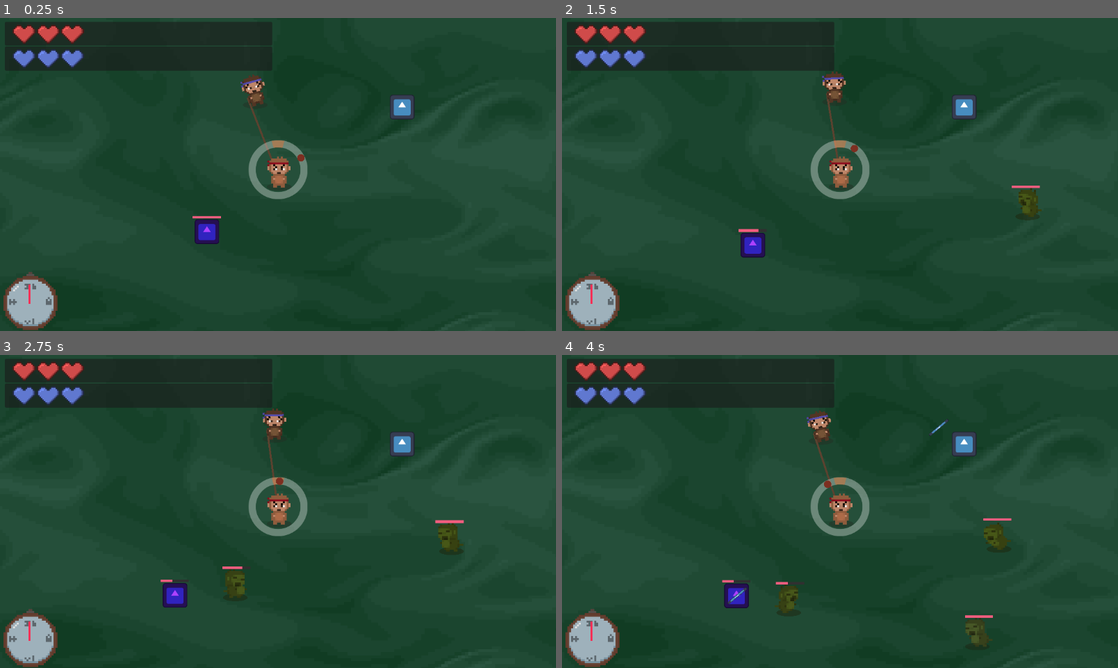
Above: before the commit, frames 1-4 (two rows, left to right).
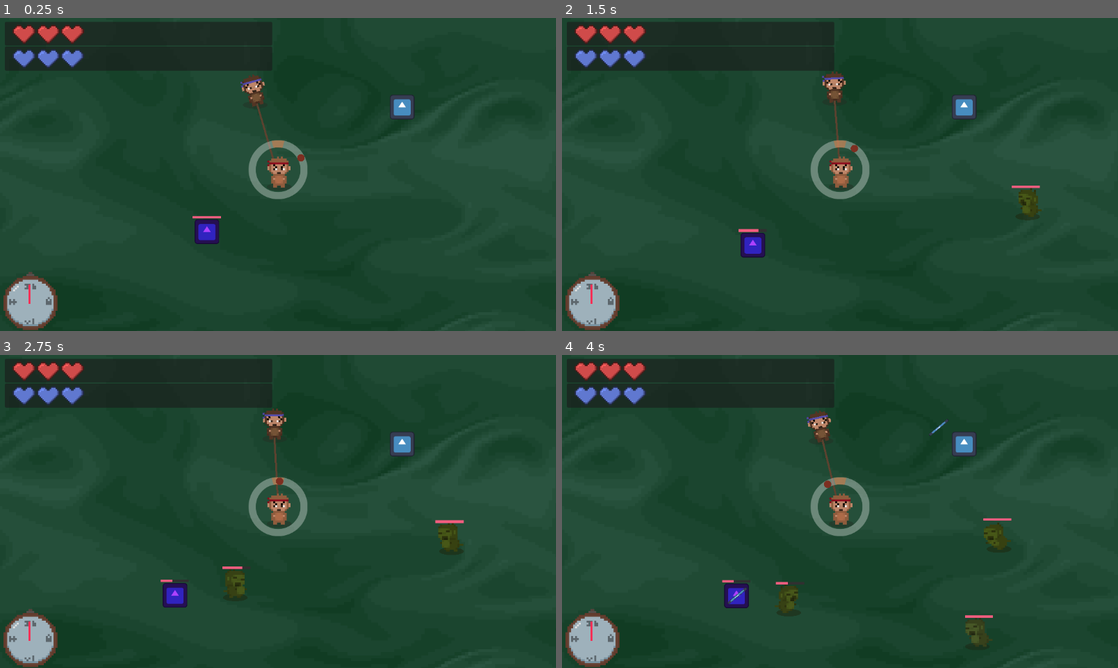
Above: after the commit, the same moments.

Repository: arrowira/cookiejam4
Game: Godot game, scene res://scenes/main.tscn
Two runs of this game, one before a commit and one after it. Both use one fixed random seed, a clock stepped at 60 frames per second and the inputs below. The engine's default icon, where the game draws it, is replaced by a stand-in: a white triangle on a blue panel in a dark square.
Inputs (mouse positions are in pixels of both pictures, inside the frame that each line leads up to):
- Up to frame 1 (0.25 s): no input
- Up to frame 2 (1.5 s): move the mouse to (962, 158) at 0.52 s; tap C (c) at 0.6 s; tap E (e) at 0.8, 1.35 s; move the mouse to (728, 190) at 1.27 s
- Up to frame 3 (2.75 s): tap C (c) at 1.55, 2.1 s; move the mouse to (333, 442) at 2.02 s; tap E (e) at 2.3 s
- Up to frame 4 (4 s): move the mouse to (812, 574) at 2.77 s; click (812, 574) at 2.85 s; tap C (c) at 3.05 s; move the mouse to (1006, 558) at 3.52 s; tap E (e) at 3.6 s

The runs differ from the first frame. In frame 1, 0.1% of the frame differs, in the area x 44-50%, y 25-46%; in frame 2, 0.1%; in frame 3, 0.1%; in frame 4, 0.1%.

Commit message:
death slowdown

Diff:
--- a/cookie-jam-4/scenes/player.tscn
+++ b/cookie-jam-4/scenes/player.tscn
@@ -216,6 +216,9 @@
 
 [node name="SpeedCircle" parent="." instance=ExtResource("6_tuyoq")]
 
+[node name="deathTimer" type="Timer" parent="."]
+
 [connection signal="timeout" from="camera anchor/shaker/shakeCD" to="camera anchor/shaker" method="_on_shake_cd_timeout"]
 [connection signal="timeout" from="camera anchor/shaker/timeCD" to="camera anchor/shaker" method="_on_time_cd_timeout"]
 [connection signal="button_down" from="hud/upgradeMenu/Panel/enterB" to="." method="_on_enter_b_button_down"]
+[connection signal="timeout" from="deathTimer" to="." method="_on_death_timer_timeout"]
--- a/cookie-jam-4/scripts/player.gd
+++ b/cookie-jam-4/scripts/player.gd
@@ -30,6 +30,10 @@
 
 # Called every frame. 'delta' is the elapsed time since the previous frame.
 func _process(delta: float) -> void:
+	if !dead:
+		$Line2D.set_point_position(0, blue.global_position)
+		$Line2D.set_point_position(1, red.global_position)
+
 	anchorPos = $"camera anchor".position
 
 	if Input.is_action_just_pressed("k"):
@@ -86,19 +90,24 @@
 	elif upgradeID == 5:
 		changeRope(20)
 func _physics_process(delta: float) -> void:
-
-	if !dead:
-		$Line2D.set_point_position(0, blue.global_position)
-		$Line2D.set_point_position(1, red.global_position)
+	if dead:
+		Engine.time_scale = $deathTimer.time_left
 
 	if !frozen:
 		if anchor == "red":
-			$rSpin.rotation_degrees += rSpinSpeed*Engine.time_scale
+			if !dead:
+				$rSpin.rotation_degrees += rSpinSpeed*Engine.time_scale
+			else:
+				$rSpin.position += (8.0*rSpinSpeed)*Vector2(cos($rSpin.rotation + PI/2),sin($rSpin.rotation + PI/2))
 		else:
-			$bSpin.rotation_degrees += bSpinSpeed*Engine.time_scale
+			if !dead:
+				$bSpin.rotation_degrees += bSpinSpeed*Engine.time_scale
+			else:
+				$bSpin.position += (8.0*bSpinSpeed)*Vector2(cos($bSpin.rotation - PI/2),sin($bSpin.rotation - PI/2))
 
 func death():
 	print("dead")
+	$deathTimer.start()
 	circle.queue_free()
 	if anchor == "red":
 		$bSpin/red.die()
@@ -150,3 +159,7 @@
 	Engine.time_scale=1
 	upgradePart2()
 	$hud/upgradeMenu.visible=false
+
+
+func _on_death_timer_timeout() -> void:
+	pass # Replace with function body.
